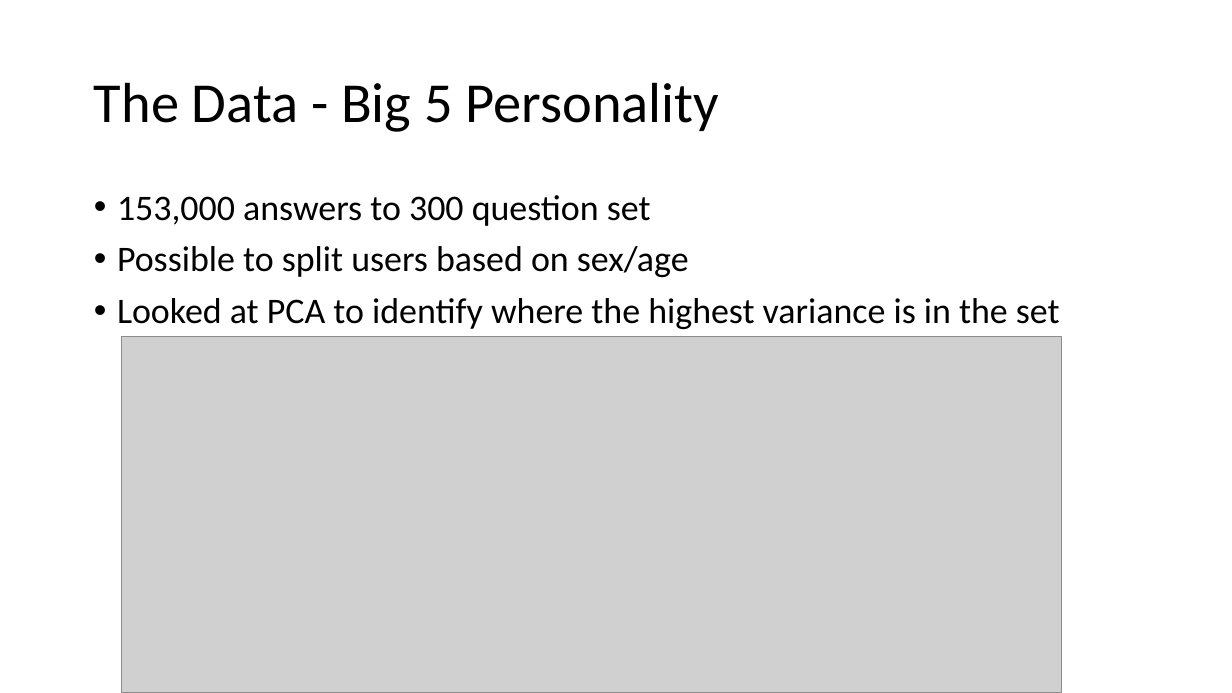
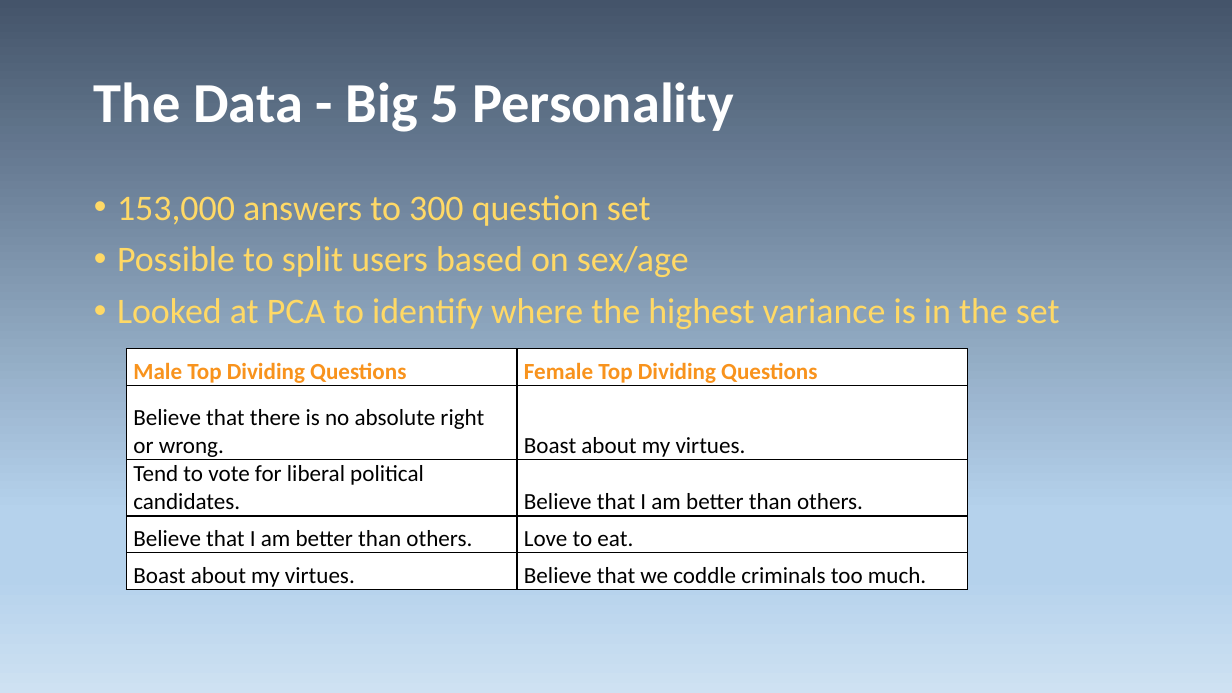
Before and after one commit to Esaslow/Personality_Test_Project, a slide deck: slide 2 of Presentation.pptx. Drawn at 1232x693 pixels with LibreOffice and Linux fonts; fonts in the diff are those of the drawing; grey boxes stand for pictures. Boxes give left, top, right and bottom in pixels: in the first picture for what was removed or moved away, otherwise in the second. Text is boxed around its words. In the diff, an @@ line names an element or a change of style, - is before the commit and + after.

```diff
--- a/Presentation.pptx
+++ b/Presentation.pptx
@@ background #FFFFFF to gradient #44546A to #B5D2EC to #CEE1F2 @@
@@ title "The Data - Big 5 ..." at (94, 82, 734, 132): text colour #000000 to #FFFFFF, bold on @@
@@ text "153,000 answers to 300 question ..." at (117, 195, 1060, 329): text colour #000000 to #FFD966 @@
@@ picture removed at (122, 336, 1062, 693) @@
@@ table added at (127, 349, 968, 594), 5 rows, 2 columns @@
+Male Top Dividing Questions | Female Top Dividing Questions
+Believe that there is no absolute right or wrong. | Boast about my virtues.
+Tend to vote for liberal political candidates. | Believe that I am better than others.
+Believe that I am better than others. | Love to eat.
+Boast about my virtues. | Believe that we coddle criminals too much.
```
Also in this commit, not shown: 3 other slides changed, 6 slides added, 4 slides removed, 4 other files.
